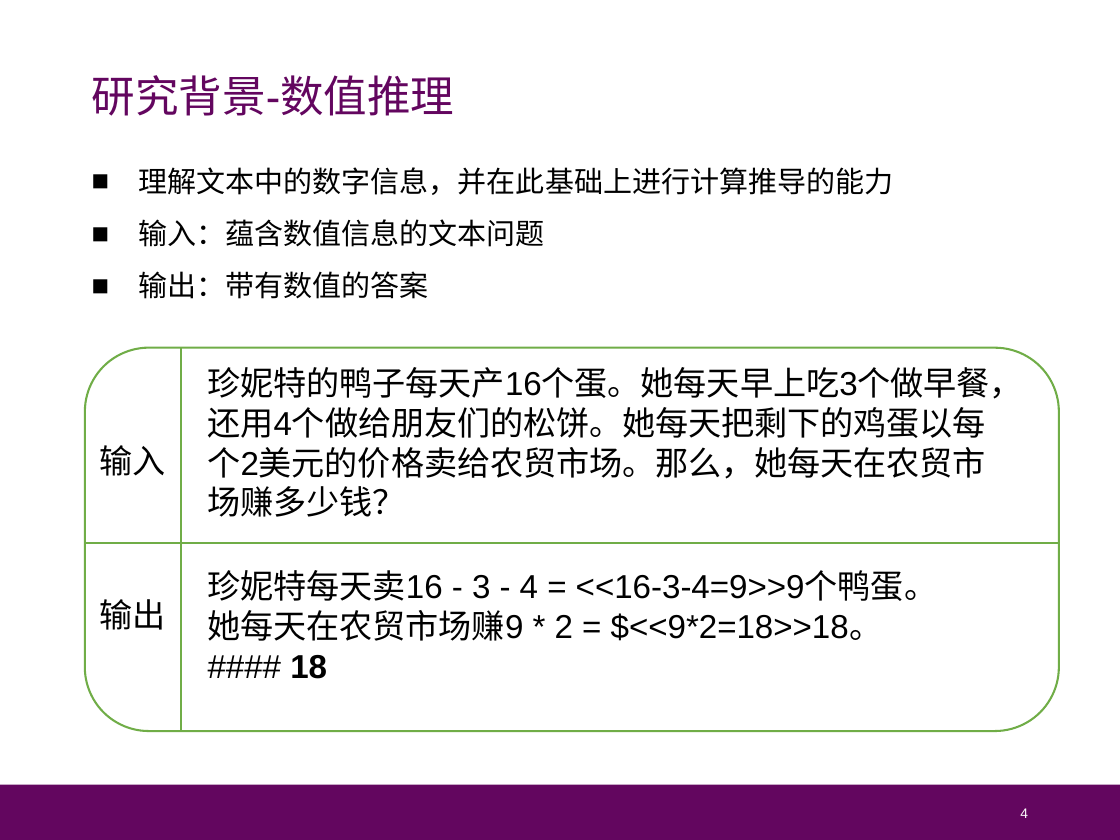
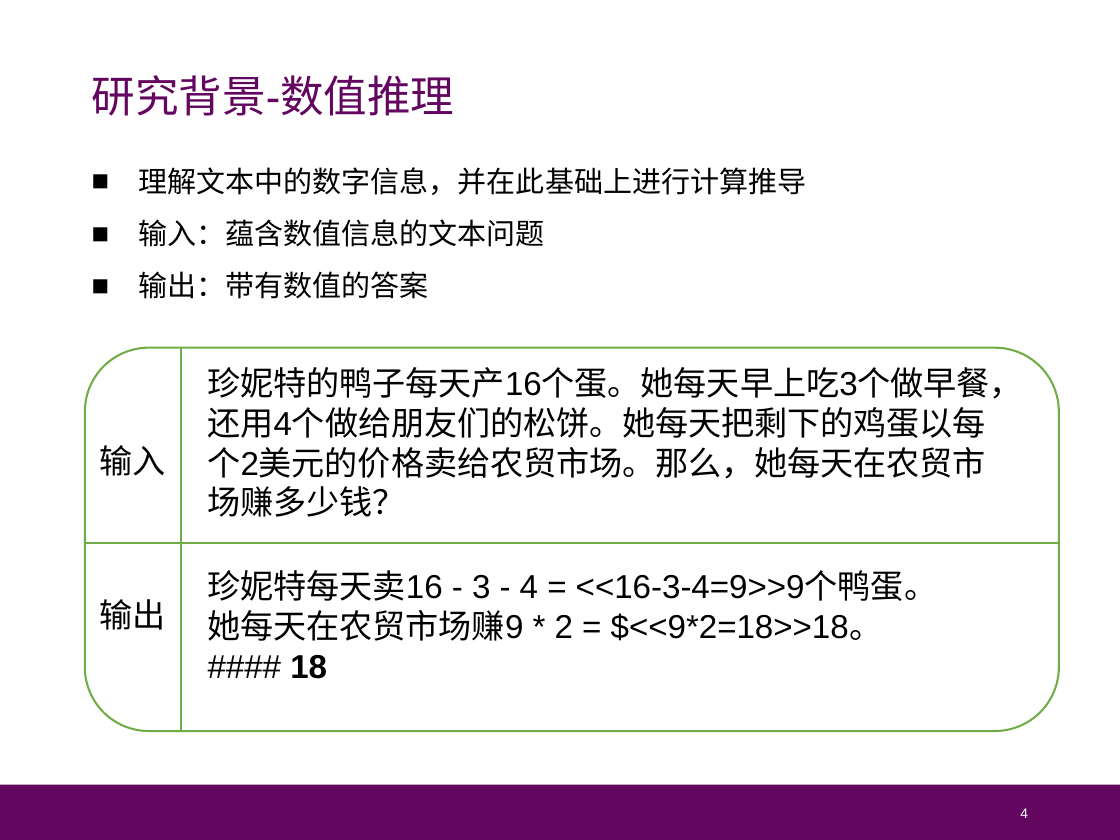
Before and after one commit to Cat-Overflow/NJU_thesis, a slide deck: slide 4 of 毕业答辩/论文答辩_朱博林.pptx. Drawn at 1120x840 pixels with LibreOffice and Linux fonts; fonts in the diff are those of the drawing. Boxes give left, top, right and bottom in pixels: in the first picture for what was removed or moved away, otherwise in the second. Text is boxed around its words. In the diff, an @@ line names an element or a change of style, - is before the commit and + after.

```diff
--- a/毕业答辩/论文答辩_朱博林.pptx
+++ b/毕业答辩/论文答辩_朱博林.pptx
@@ text at [138,167,806,195]: text changed @@
-■ 理解文本中的数字信息，并在此基础上进行计算推导的能力
+■ 理解文本中的数字信息，并在此基础上进行计算推导
```
Also in this commit, not shown: 6 other slides changed.
